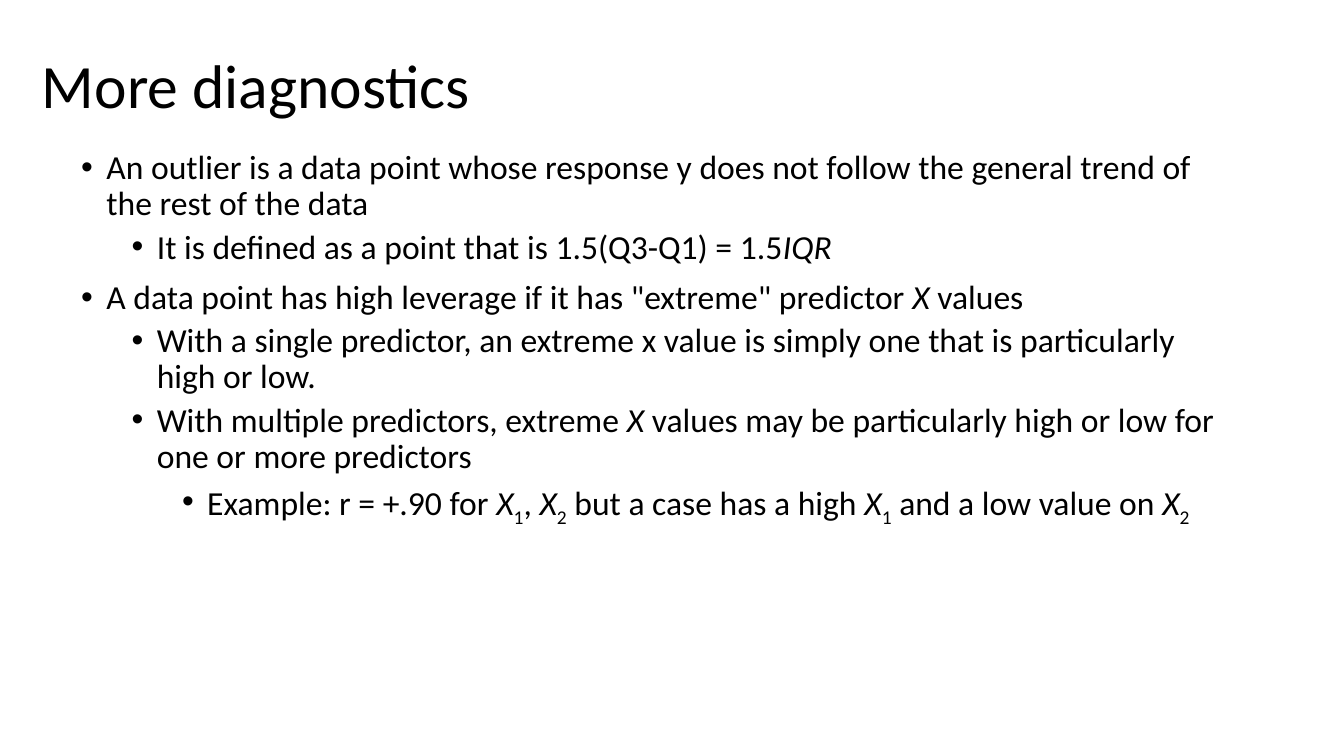
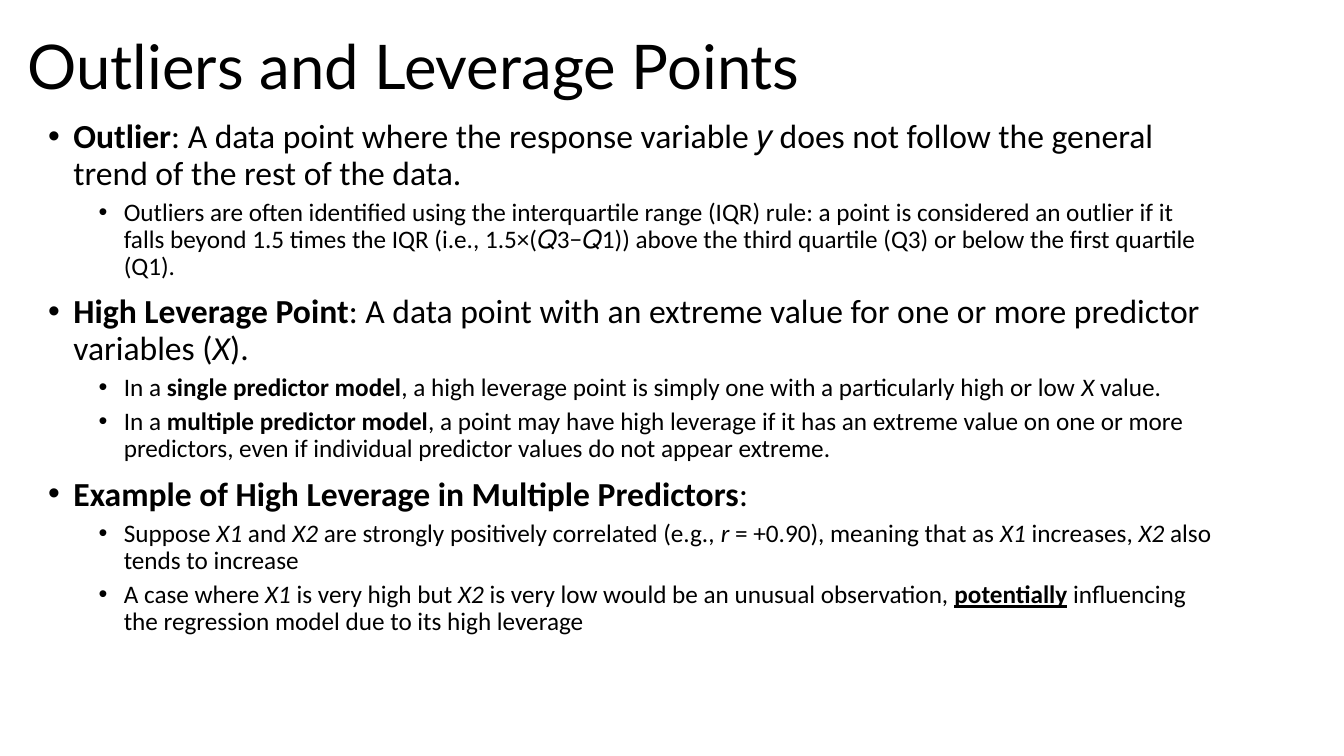
Before and after one commit to issues-osu/statsii-spring2026, a slide deck: slide 78 of slides/Effect_Sizes/Effect Size, Confidence Intervals, and Diagnostic.pptx (slide 61 before the commit). Drawn at 1344x756 pixels with LibreOffice and Linux fonts; fonts in the diff are those of the drawing. Boxes give left, top, right and bottom in pixels: in the first picture for what was removed or moved away, otherwise in the second. Text is boxed around its words. In the diff, an @@ line names an element or a change of style, - is before the commit and + after.

```diff
--- a/slides/Effect_Sizes/Effect Size, Confidence Intervals, and Diagnostic.pptx
+++ b/slides/Effect_Sizes/Effect Size, Confidence Intervals, and Diagnostic.pptx
@@ title at (28, 43, 800, 101): text changed; font Calibri to Lato @@
-More diagnostics
+Outliers and Leverage Points
@@ text at (73, 124, 1211, 635): text changed; size 24 to 18 pt @@
-• An outlier is a data point whose response y does not follow the general trend of the rest of the data
-  • It is defined as a point that is 1.5(Q3-Q1) = 1.5IQR
-• A data point has high leverage if it has "extreme" predictor X values
-  • With a single predictor, an extreme x value is simply one that is particularly high or low.
-  • With multiple predictors, extreme X values may be particularly high or low for one or more predictors
-    • Example: r = +.90 for X1, X2 but a case has a high X1 and a low value on X2
+• Outlier: A data point where the response variable 𝑦 does not follow the general trend of the rest of the data.
+  • Outliers are often identified using the interquartile range (IQR) rule: a point is considered an outlier if it falls beyond 1.5 times the IQR (i.e., 1.5×(𝑄3−𝑄1)) above the third quartile (Q3) or below the first quartile (Q1).
+• High Leverage Point: A data point with an extreme value for one or more predictor variables (X).
+  • In a single predictor model, a high leverage point is simply one with a particularly high or low X value.
+  • In a multiple predictor model, a point may have high leverage if it has an extreme value on one or more predictors, even if individual predictor values do not appear extreme.
+• Example of High Leverage in Multiple Predictors:
+  • Suppose X1 and X2 are strongly positively correlated (e.g., r = +0.90), meaning that as X1 increases, X2 also tends to increase
+  • A case where X1 is very high but X2 is very low would be an unusual observation, potentially influencing the regression model due to its high leverage
```
Also in this commit, not shown: 51 other slides changed, 37 slides added, 32 slides removed, 7 other files.
